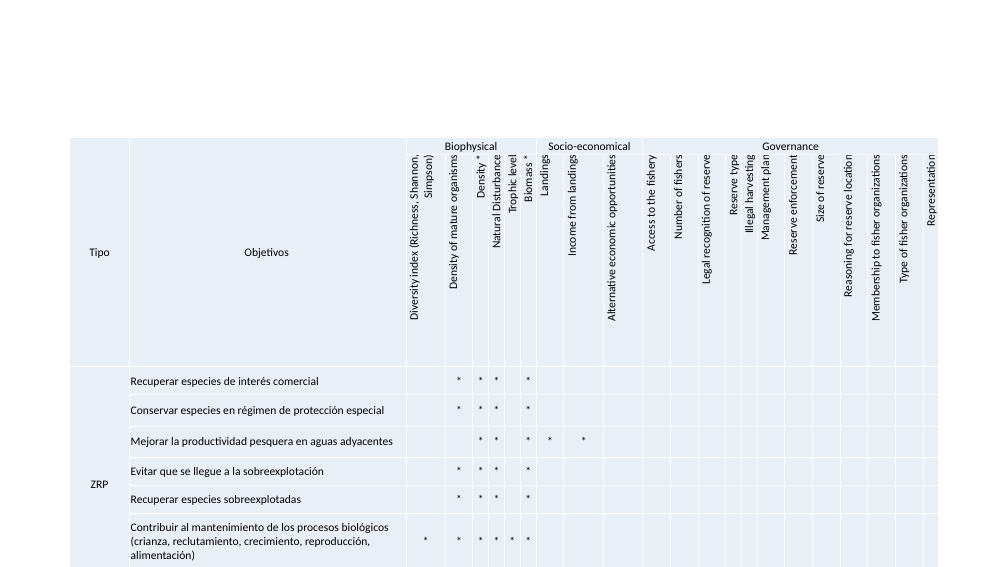
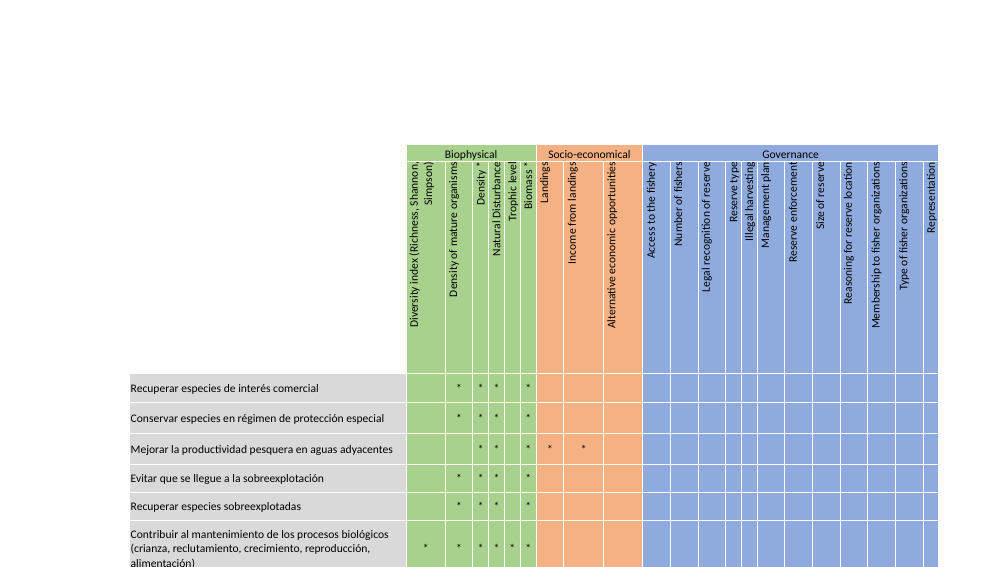
Before and after one commit to turfeffect/Docs, a slide deck: slide 4 of Presentations/Fall Review Meeting/A FRAMEWORK TO EVALUATE MARINE RESERVES IN MEXICO.pptx. Drawn at 1008x567 pixels with LibreOffice and Linux fonts; fonts in the diff are those of the drawing; background and template pictures are left out. Boxes give left, top, right and bottom in pixels: in the first picture for what was removed or moved away, otherwise in the second. Text is boxed around its words. In the diff, an @@ line names an element or a change of style, - is before the commit and + after.

```diff
--- a/Presentations/Fall Review Meeting/A FRAMEWORK TO EVALUATE MARINE RESERVES IN MEXICO.pptx
+++ b/Presentations/Fall Review Meeting/A FRAMEWORK TO EVALUATE MARINE RESERVES IN MEXICO.pptx
@@ table at [70,145,938,558] @@
-row 1, column 1: Tipo
+row 1, column 1: 
-row 1, column 2: Objetivos
+row 1, column 2: 
-row 3, column 1: ZRP
+row 3, column 1: 
@@ fill #EAEFF7 to none in 2 cells @@
@@ fill #EAEFF7 to #A9D18E in 49 cells @@
@@ fill #EAEFF7 to #F4B183 in 25 cells @@
@@ fill #EAEFF7 to #8FAADC in 97 cells @@
@@ fill #EAEFF7 to #D9D9D9 in 7 cells @@
@@ borders changed @@
@@ table: place and size @@
-table at [70,138,938,565]
+table at [70,145,938,558]
```
Also in this commit, not shown: 2 other slides changed.
